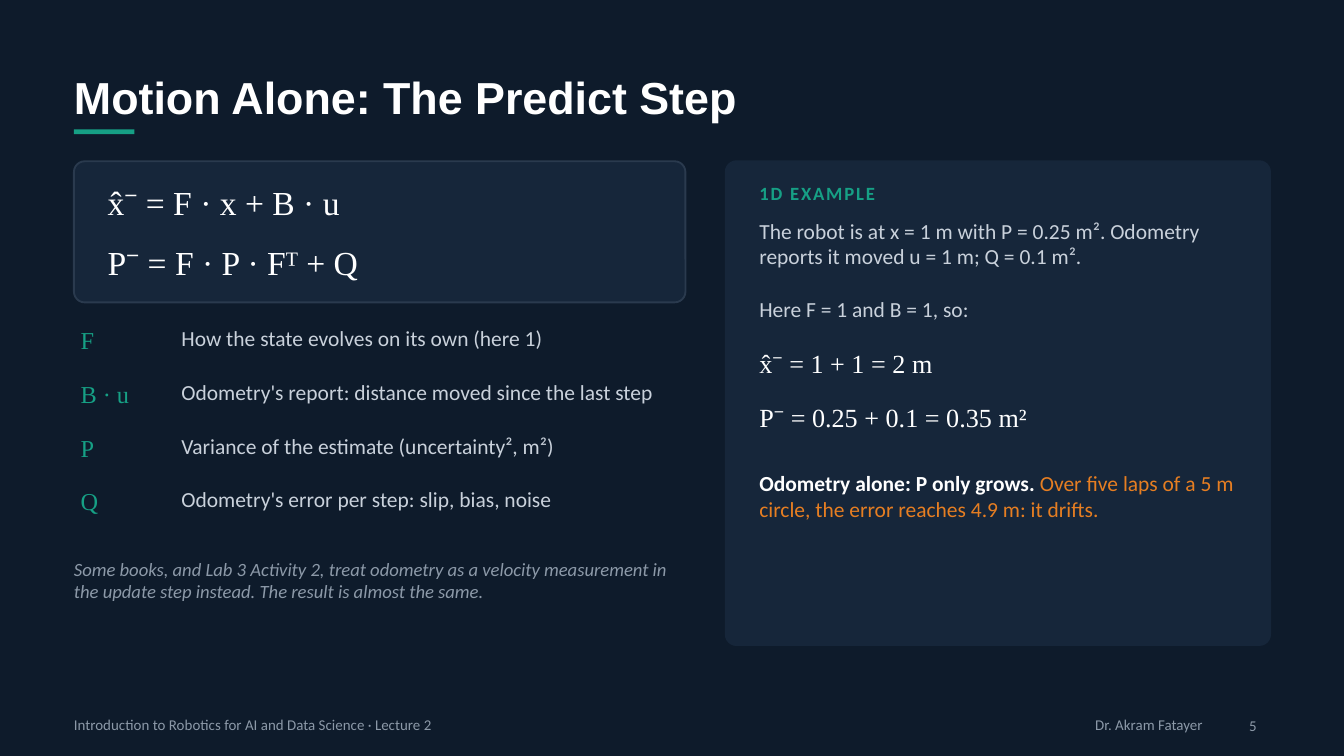
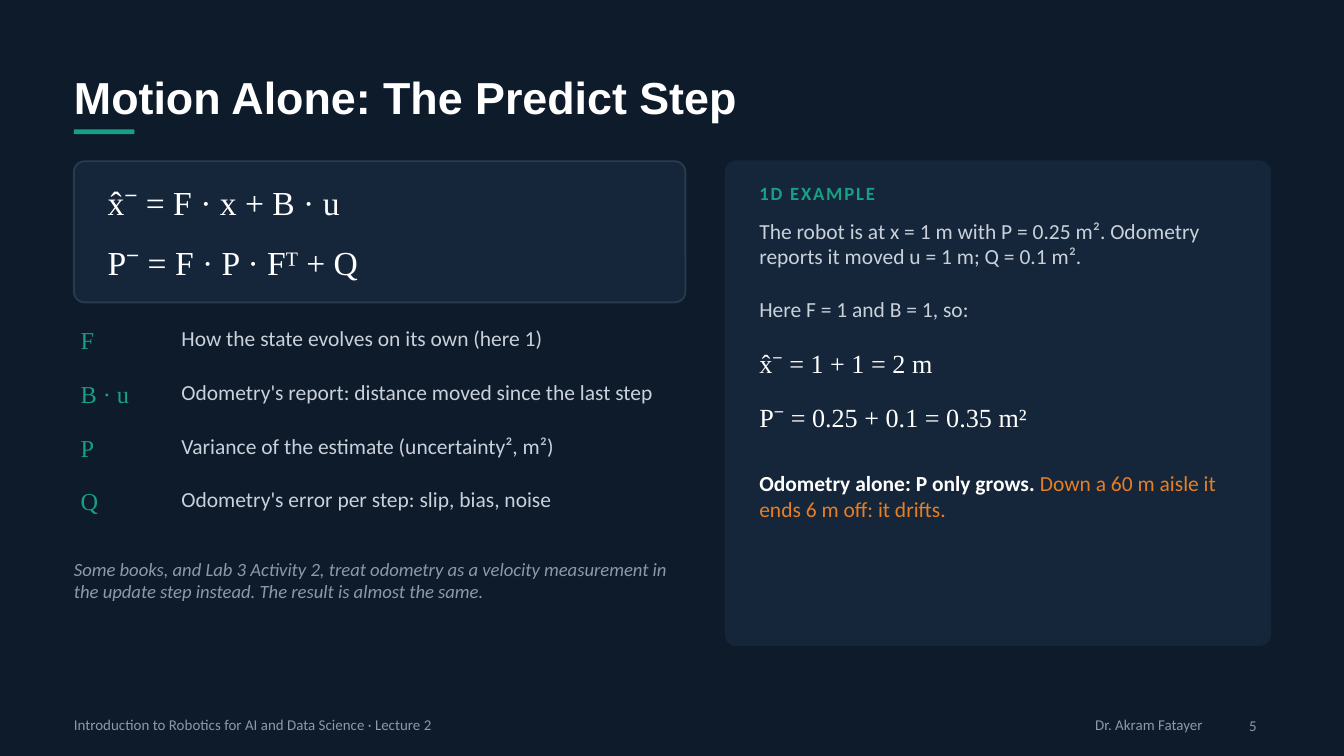
Before and after one commit to akramfatayer/zuj-robotics, a slide deck: slide 5 of lectures/Robot_Localization_and_State_Estimation.pptx. Drawn at 1344x756 pixels with LibreOffice and Linux fonts; fonts in the diff are those of the drawing. Boxes give left, top, right and bottom in pixels: in the first picture for what was removed or moved away, otherwise in the second. Text is boxed around its words. In the diff, an @@ line names an element or a change of style, - is before the commit and + after.

```diff
--- a/lectures/Robot_Localization_and_State_Estimation.pptx
+++ b/lectures/Robot_Localization_and_State_Estimation.pptx
@@ text at (759,476,1216,517): text changed @@
-Odometry alone: P only grows. Over five laps of a 5 m circle, the error reaches 4.9 m: it drifts.
+Odometry alone: P only grows. Down a 60 m aisle it ends 6 m off: it drifts.
```
Also in this commit, not shown: 4 other slides changed, 2 slides added, 1 slide removed, 1 other file.
